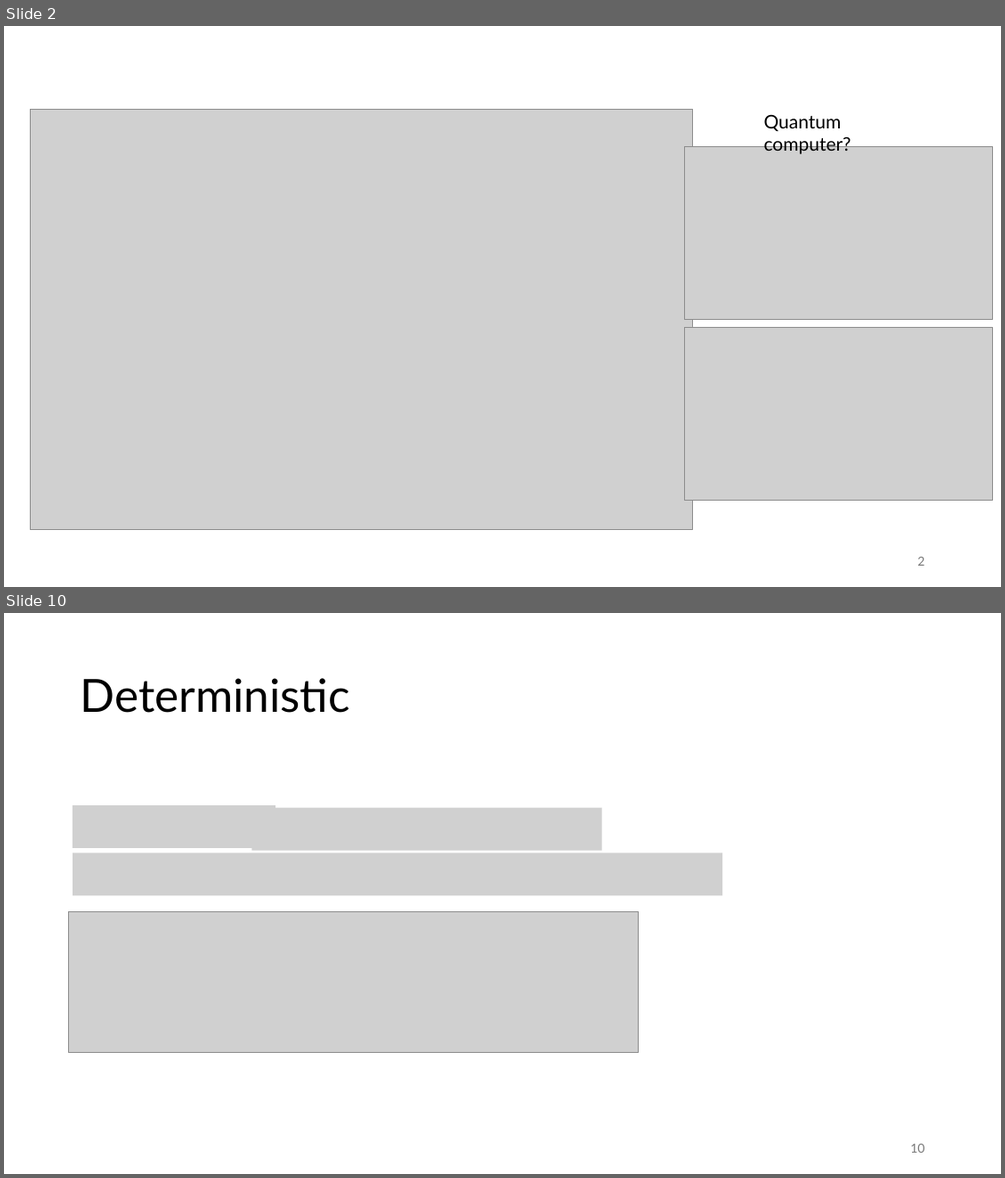
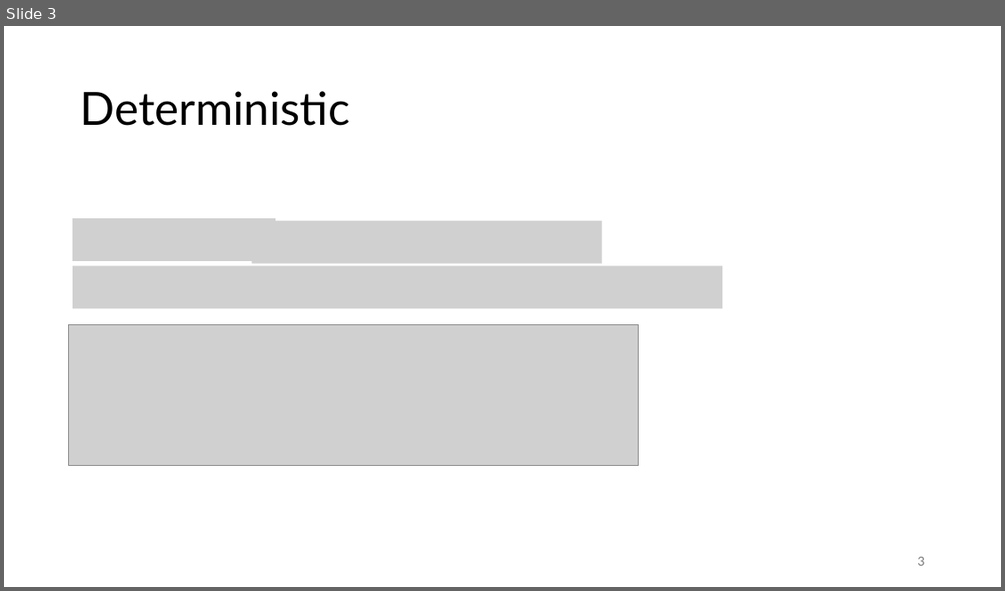
Before and after one commit to vutuanhai237/CourseMaterialsUIT, a slide deck: SExxx-Quantum computng/Slide/x. On Problems Quantum Computers Can Solve Efficiently (template).pptx. Shown one above the other, each under a label of ours: slides 2 and 10 before the commit, slide 3 after it; the slides between them are not shown. The pictures are 1005x1178 and 1005x591 pixels, drawn with LibreOffice and Linux fonts; fonts in the diff are those of the drawing; grey boxes stand for pictures. Boxes give left, top, right and bottom in pixels: in the first picture for what was removed or moved away, otherwise in the second. Text is boxed around its words. In the diff, an @@ line names an element or a change of style, - is before the commit and + after.

```diff
--- a/SExxx-Quantum computng/Slide/x. On Problems Quantum Computers Can Solve Efficiently (template).pptx
+++ b/SExxx-Quantum computng/Slide/x. On Problems Quantum Computers Can Solve Efficiently (template).pptx
@@ slide 2 removed at [4,26,1001,587], background #FFFFFF @@
@@ picture removed at [30,110,693,530] @@
@@ text removed at [764,114,851,154] @@
-Quantum computer?
@@ picture removed at [685,146,993,320] @@
@@ picture removed at [685,327,992,500] @@
@@ page number removed at [917,556,924,565] @@
-2
@@ what was slide 10 is now slide 3 @@
@@ page number at [917,556,924,565]: text changed @@
-10
+3
```
Also in this commit, not shown: 17 slides changed, 1 slide added, 10 other slides removed, 3 other files.
